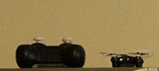
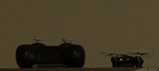
Layer changes from the first (159, 71) image to the second:
pixels changed over [0,0,159,71] (layer not identified)
